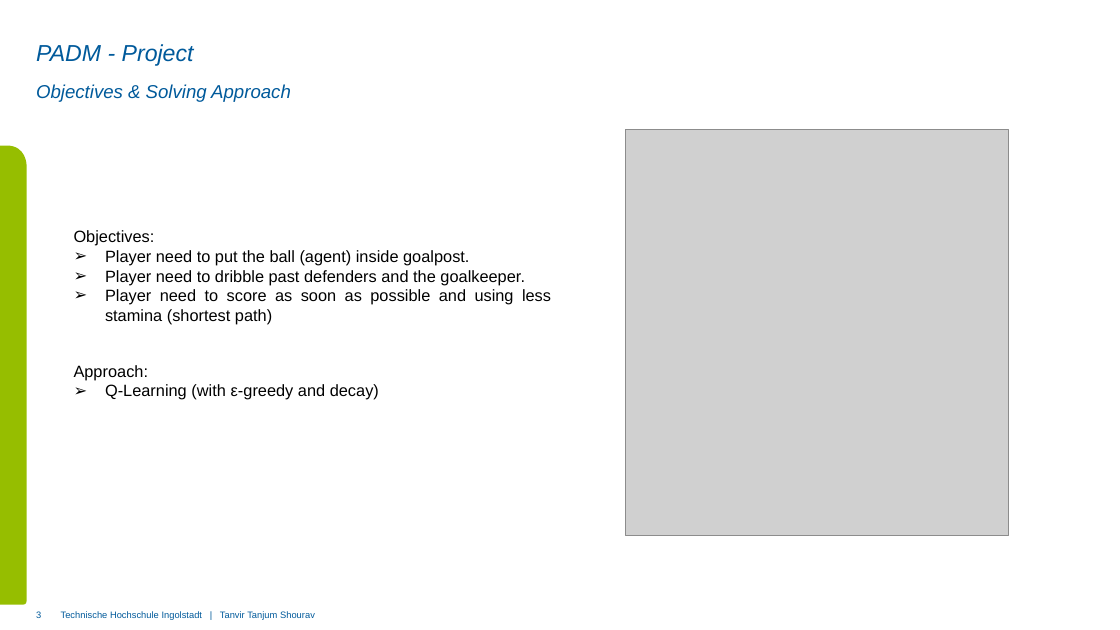
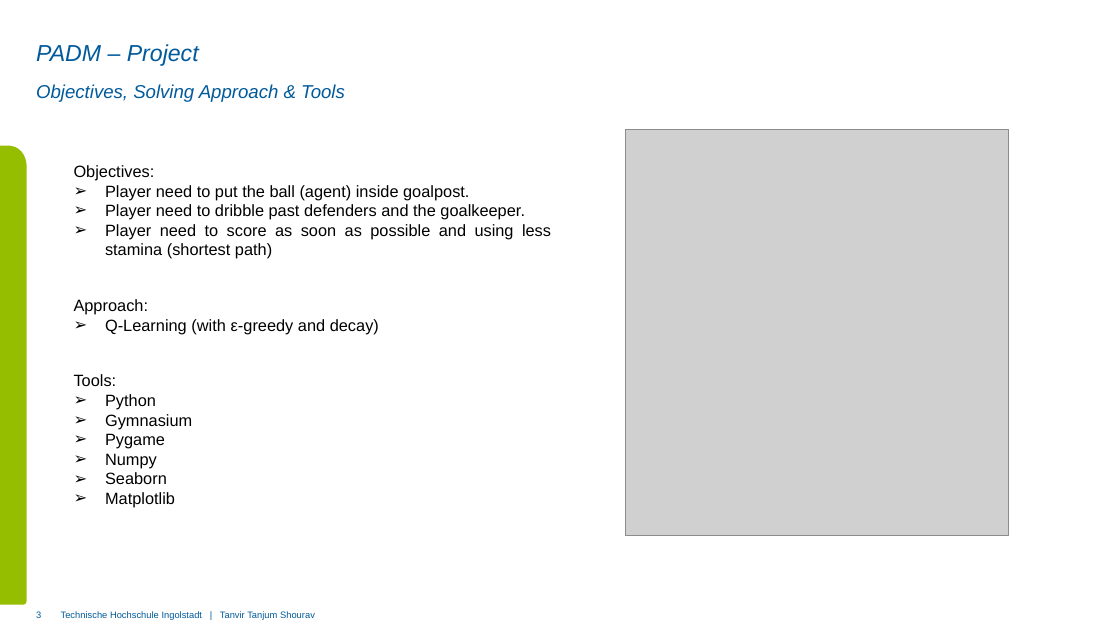
Before and after one commit to tanvirtanjum/THI_SS2025_PADM_PROJECT, a slide deck: slide 3 of Presentation and submission/PADM_00170500.pptx. Drawn at 1120x630 pixels with LibreOffice and Linux fonts; fonts in the diff are those of the drawing; grey boxes stand for pictures; background and template pictures are left out. Boxes give left, top, right and bottom in pixels: in the first picture for what was removed or moved away, otherwise in the second. Text is boxed around its words. In the diff, an @@ line names an element or a change of style, - is before the commit and + after.

```diff
--- a/Presentation and submission/PADM_00170500.pptx
+++ b/Presentation and submission/PADM_00170500.pptx
@@ title at <box>36,44,199,66</box>: text changed @@
-PADM - Project
+PADM – Project
@@ subtitle at <box>36,84,345,102</box>: text changed @@
-Objectives & Solving Approach
+Objectives, Solving Approach & Tools
@@ text "Objectives:": place and size @@
-text "Objectives:" at <box>74,230,551,325</box>
+text "Objectives:" at <box>74,165,551,259</box>
@@ text "Approach:": place and size @@
-text "Approach:" at <box>74,365,379,400</box>
+text "Approach:" at <box>74,299,379,335</box>
@@ text added at <box>74,374,192,508</box>, 14 pt, text #000000 @@
+Tools:
+➢ Python
+➢ Gymnasium
+➢ Pygame
+➢ Numpy
+➢ Seaborn
+➢ Matplotlib
```
Also in this commit, not shown: 10 other slides changed, 2 slides added, 5 other files.
